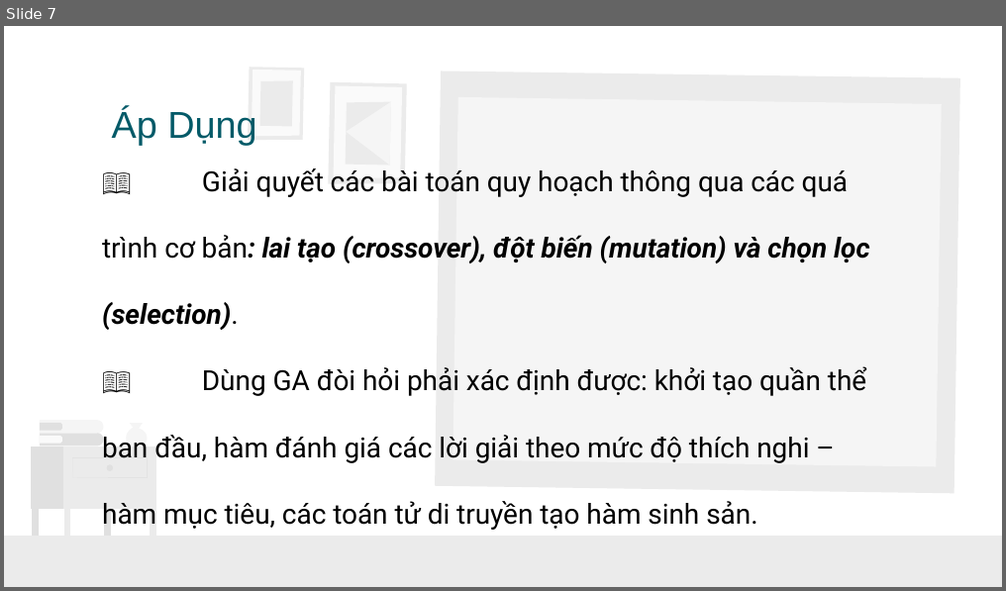
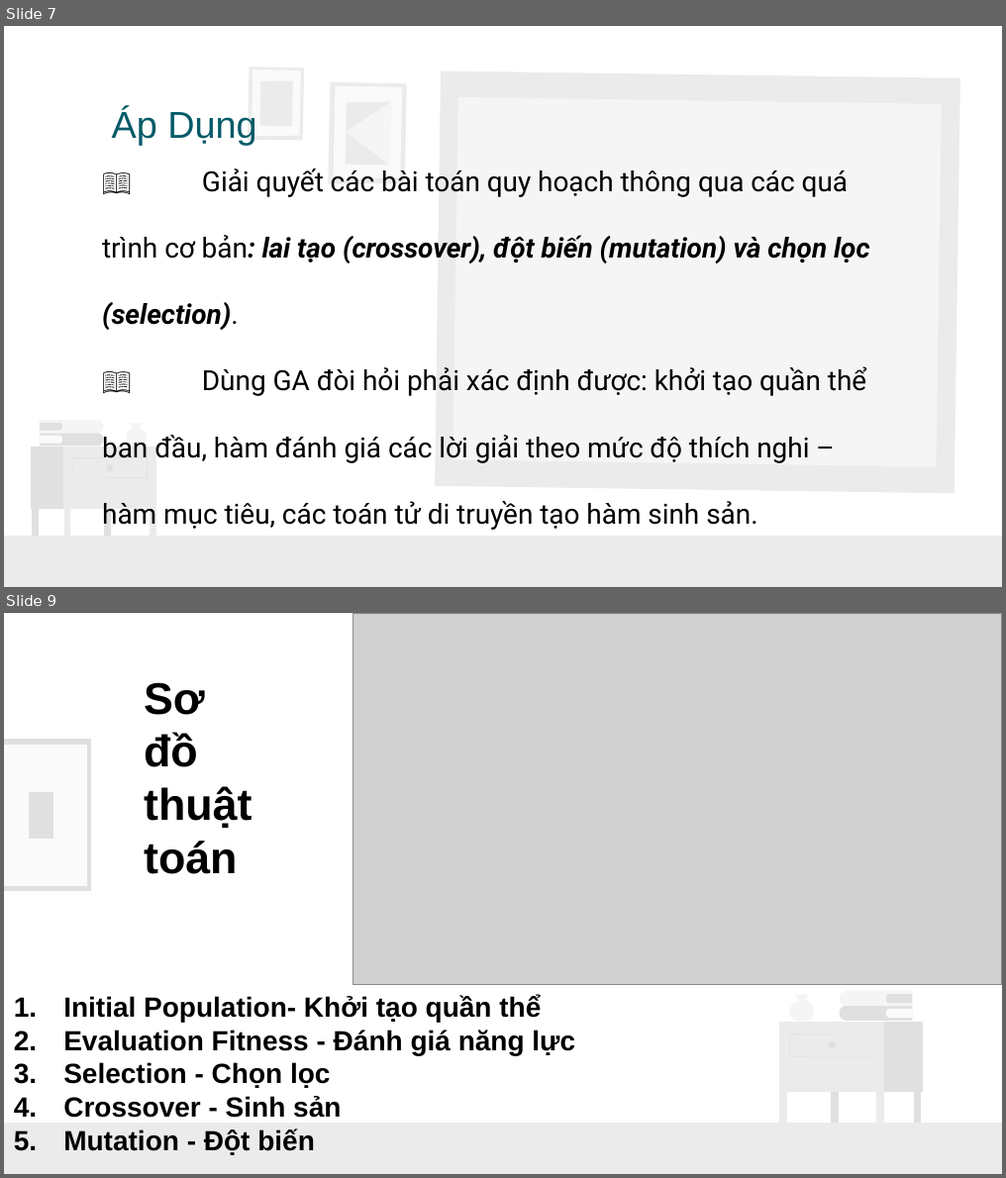
Before and after one commit to TooCuteToo/GiaiThuatTienHoa, a slide deck: ThuatTienHoa_I.pptx. Shown one above the other, each under a label of ours: slide 7 before the commit, slides 7 and 9 after it; the slides between them are not shown. The pictures are 1006x591 and 1006x1178 pixels, drawn with LibreOffice and Linux fonts; fonts in the diff are those of the drawing; grey boxes stand for pictures. Boxes give left, top, right and bottom in pixels: in the first picture for what was removed or moved away, otherwise in the second. Text is boxed around its words. In the diff, an @@ line names an element or a change of style, - is before the commit and + after.

```diff
--- a/ThuatTienHoa_I.pptx
+++ b/ThuatTienHoa_I.pptx
@@ slide 9 added at [4, 613, 1002, 1174], background #FFFFFF; not listed: 1 template element that a slide beside it also shows @@
@@ picture added at [353, 613, 1002, 984] @@
@@ text added at [144, 682, 252, 874], 32 pt, text #000000, bold @@
+Sơ đồ thuật toán
@@ freeform shape added at [4, 739, 92, 891], fill #E0E0E0 @@
@@ freeform shape added at [4, 745, 87, 886], fill #FAFAFA @@
@@ freeform shape added at [29, 792, 54, 839], fill #E0E0E0 @@
@@ text added at [63, 995, 575, 1156], 20 pt, text #000000, bold @@
+1. Initial Population- Khởi tạo quần thể
+2. Evaluation Fitness - Đánh giá năng lực
+3. Selection - Chọn lọc
+4. Crossover - Sinh sản
+5. Mutation - Đột biến
@@ group added at [779, 991, 922, 1124]: 13 freeform shapes @@
```
Also in this commit, not shown: 1 slide changed, 12 other slides added, 1 other file.
